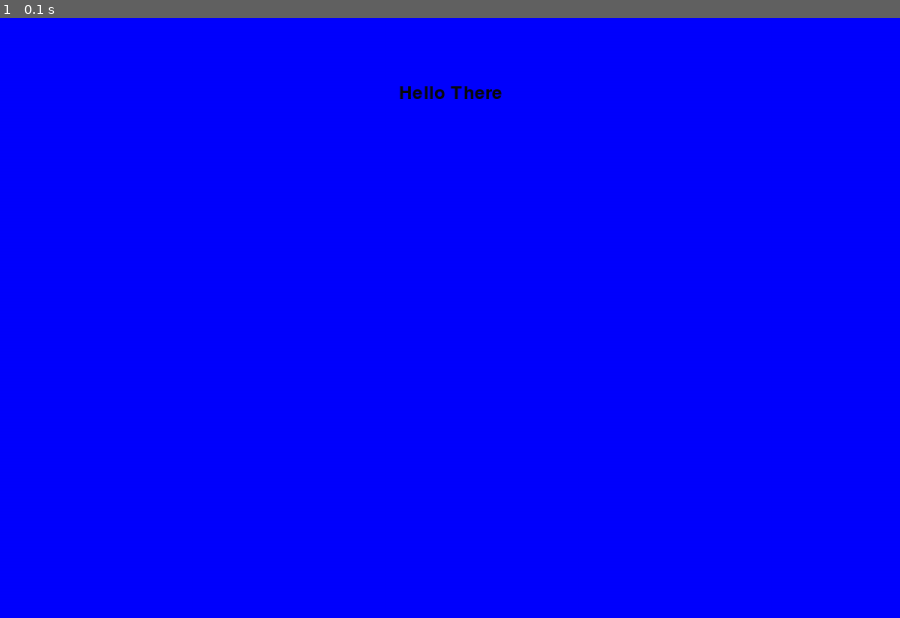
Above: before the commit, frame 1.
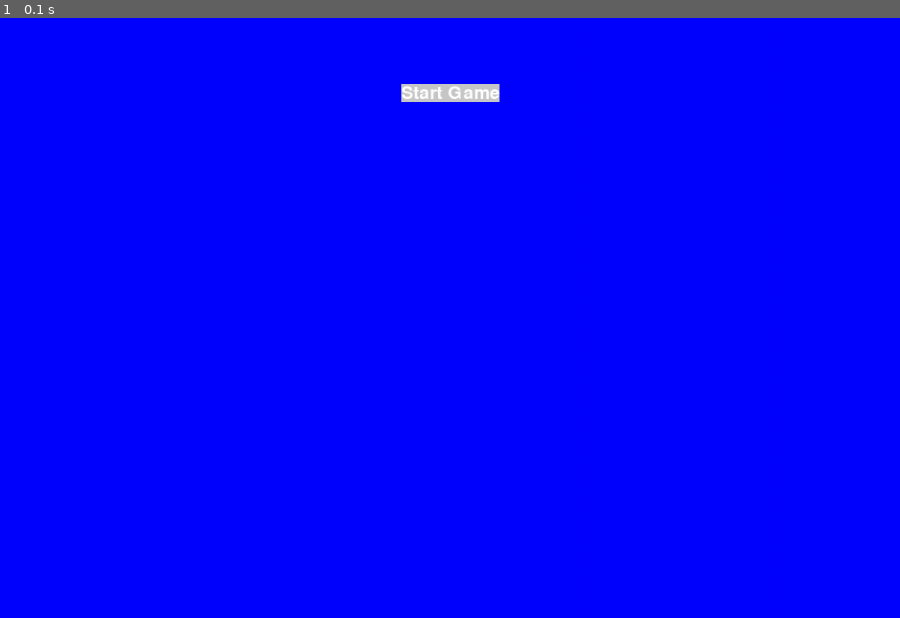
Above: after the commit, the same moment.

Repository: hesto2/PygameStarter
Game: pygame game, started from main.py
Two runs of this game, one before a commit and one after it. Both use one fixed random seed, a clock stepped at 60 frames per second and the inputs below.
Inputs:
- Up to frame 1 (0.1 s): no input

The runs differ from the first frame. In frame 1, 0.3% of the frame differs, in the area x 44-56%, y 11-14%.

Commit message:
Menus start

Diff:
--- a/displays/menus/startMenu.py
+++ b/displays/menus/startMenu.py
@@ -5,10 +5,11 @@
 class StartMenu(Display):
     def __init__(self):
         font = pygame.font.Font(None, 36)
-        text = font.render("Hello There", 1, (10, 10, 10))
+        text = font.render("Start Game", 1, (255,255,255),(200,200,200))
         textpos = text.get_rect()
         textpos.centerx = C.GAME.SCREEN.get_rect().centerx
         textpos.centery = C.GAME.SCREEN.get_rect().centery *.25
         text = Entity(textpos,text)
+
         entities = [text]
         super().__init__(C.GAME.SCREEN,entities)
